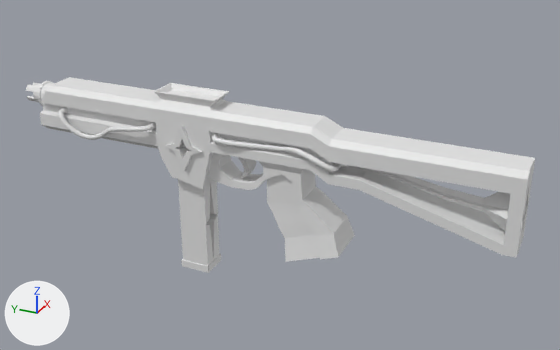
The glTF model Assets/Guns/Metralhadora (1).glb, before and after one commit.
One viewpoint serves both versions: a camera (50 mm lens) standing at (-1.807, -1.119, 0.882) and looking at (0.046, -0.285, -0.044). Lighting does not change. The marker at lower left points along +X, +Y and +Z. Where no turn or scale is listed for an object, it has been applied to the vertices. Vertices at the same position are counted once.

The first picture shows 'BézierCurve', 'BézierCurve.001', 'Cylinder.001', 'Cylinder.002', 'METS.001', 'METS.004', 'segurin', 'uir'.
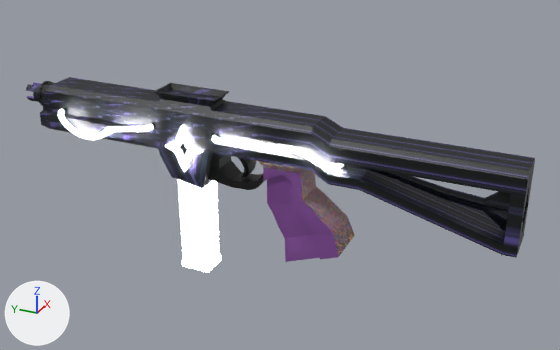
Pixel boxes (x1, y1, x2, y2) of what changed, in the pictures (560 x 350 px):
'METS.001', recoloured (grey to white)
    both: (178, 179, 221, 273)
'segurin', recoloured (grey to black)
    both: (208, 153, 265, 190)
'BézierCurve.001', recoloured
    both: (212, 136, 343, 172)
'uir', recoloured (grey to white)
    both: (166, 125, 202, 171)
'BézierCurve', recoloured
    both: (58, 109, 153, 140)
'Cylinder.001', recoloured
    both: (25, 82, 41, 102)
'Cylinder.002', recoloured (white to black)
    both: (38, 81, 55, 106)
part 1 of me_cube_008, recoloured (white to grey)
    both: (40, 77, 535, 258)
part 2 of me_cube_008, recoloured (grey to purple)
    both: (259, 161, 355, 262)

What the commit changed:
Picture '652' (img_652) is new.
Picture 'gedsdgdf' (img_gedsdgdf) is new.
Material 'Material.001' (mat_material_001) is new.
Its texture is img_652.
Material 'Material.009' (mat_material_009) is new.
Its texture is img_gedsdgdf.
Material 'Material.005' (mat_material_005) is new.
Its base color is (0.8, 0.8, 0.8) (white #e7e7e7).
Its emission strength is 58.4.
Material 'Material.006' (mat_material_006) is new.
Its base color is (0.8, 0.8, 0.8) (white #e7e7e7).
Its emission strength is 47.7.
Material 'Material.007' (mat_material_007) is new.
Its base color is (0.0, 0.0, 0.0) (black #000000).
Material 'Material.003' (mat_material_003) is new.
Its base color is (0.8, 0.8, 0.8) (white #e7e7e7).
Its emission strength is 115.2.
Material 'Material.004' (mat_material_004) is new.
Its base color is (0.8, 0.8, 0.8) (white #e7e7e7).
Its emission strength is 59.6.
me_cylinder_002 has 84 vertices, 174 faces and spans x -0.0284..0.029, y -0.0319..0.049, z -0.0289..0.0285.
me_cylinder_002 now uses material mat_material_001 (picture img_652).
me_cube_010 has 32 vertices, 48 faces and spans x -0.0686..-0.059, y -0.096..0.0219, z 0.0634..0.2034.
me_cube_010 now uses material mat_material_004 (white #e7e7e7).
me_cube_011 has 56 vertices, 112 faces and spans x -0.041..0.041, y -0.087..0.008, z -0.274..0.057.
me_cube_011 now uses material mat_material_003 (white #e7e7e7).
me_cube_001 has 126 vertices, 224 faces and spans x -0.278..0.278, y -0.565..0.603, z -1.362..-0.67.
me_cube_001 now uses material mat_material_007 (black #000000).
me_cylinder_003 has 64 vertices, 124 faces and spans x -0.0406..0.0413, y -0.0197..0.0332, z -0.0412..0.0407.
me_cylinder_003 now uses material mat_material_007 (black #000000).
me_béziercurve has 290 vertices, 560 faces and spans x -0.089..-0.045, y 0.064..0.394, z 0.111..0.187.
me_béziercurve now uses material mat_material_006 (white #e7e7e7).
me_béziercurve_001 has 430 vertices, 840 faces and spans x -0.077..0.01, y 0.021..0.391, z 0.139..0.191.
me_béziercurve_001 now uses material mat_material_005 (white #e7e7e7).
me_cube_008 has 349 vertices, 704 faces and spans x -0.068..0.068, y -0.971..0.474, z -0.164..0.283.
me_cube_008 is used by ob_mets_004; location (-0.002, 0.001, -0.096).
me_cube_008 part 1: 546 faces spanning x -0.059..0.059, y -0.971..0.474, z 0.001..0.283 switch from no material to mat_material_001 (picture img_652).
me_cube_008 part 2: 158 faces spanning x -0.068..0.068, y -0.512..-0.268, z -0.164..0.135 switch from no material to mat_material_009 (picture img_gedsdgdf).
